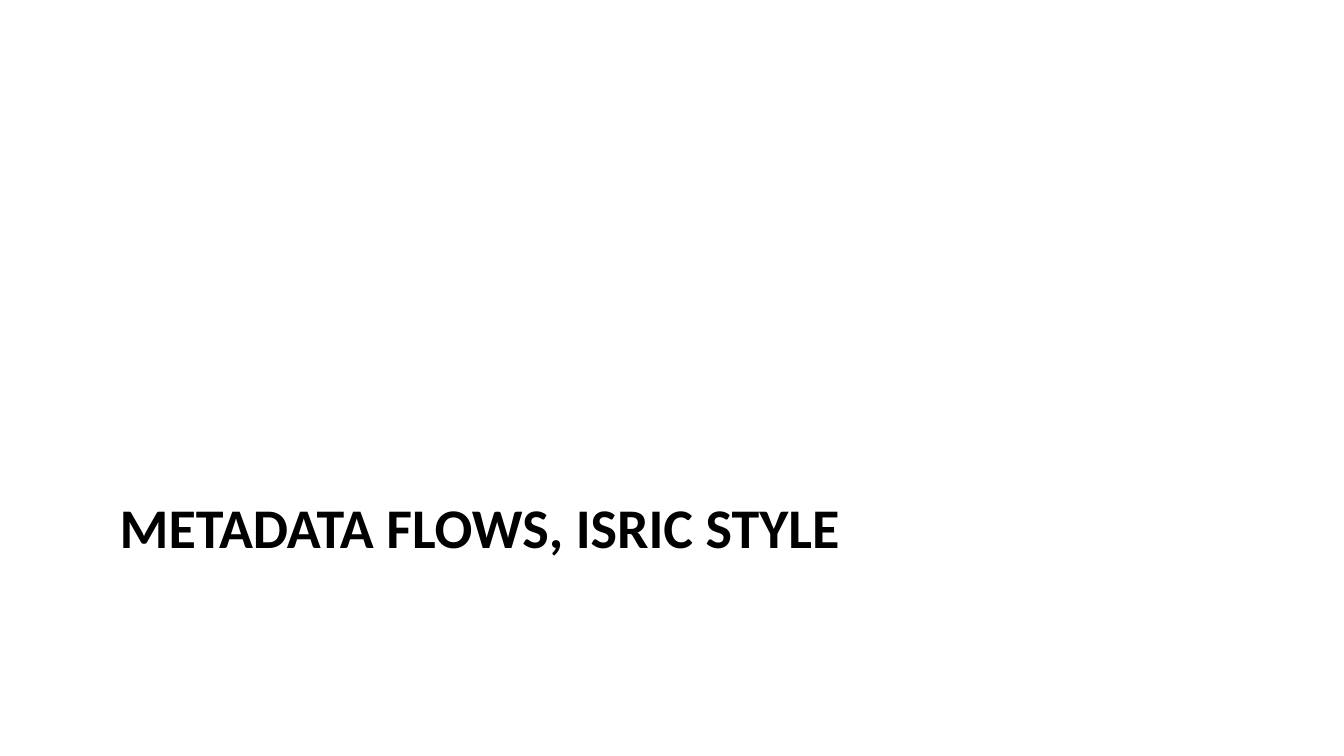
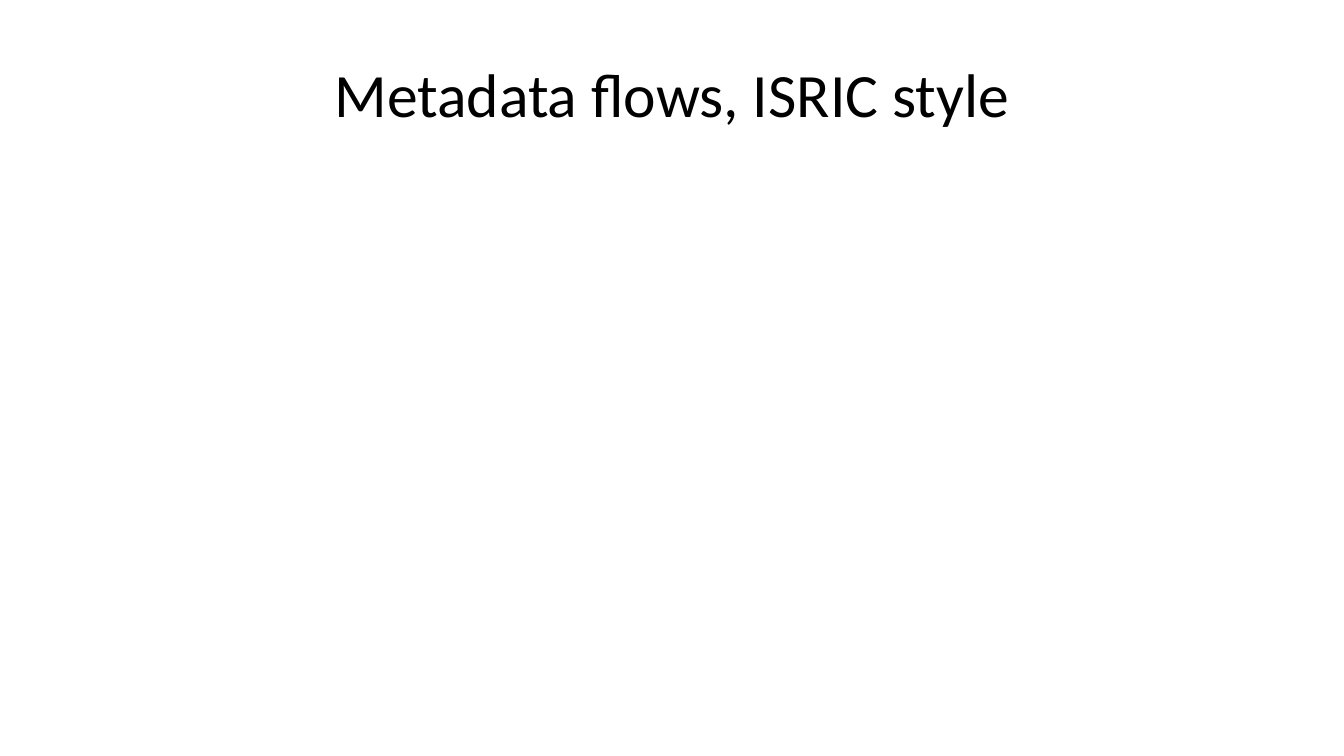
Before and after one commit to pvgenuchten/slides, a slide deck: slide 26 of slides/FAIRintro4SoilMapping.pptx. Drawn at 1344x756 pixels with LibreOffice and Linux fonts; fonts in the diff are those of the drawing. Boxes give left, top, right and bottom in pixels: in the first picture for what was removed or moved away, otherwise in the second. Text is boxed around its words. In the diff, an @@ line names an element or a change of style, - is before the commit and + after.

```diff
--- a/slides/FAIRintro4SoilMapping.pptx
+++ b/slides/FAIRintro4SoilMapping.pptx
@@ title "Metadata flows, ISRIC style" at [335, 74, 1009, 127]: vertical alignment top to middle @@
@@ title at [335, 74, 1009, 127]: text changed; size 30 to 33 pt; bold off @@
-METADATA FLOWS, ISRIC STYLE
+Metadata flows, ISRIC style
```
Also in this commit, not shown: 4 other slides changed, 30 other files.
